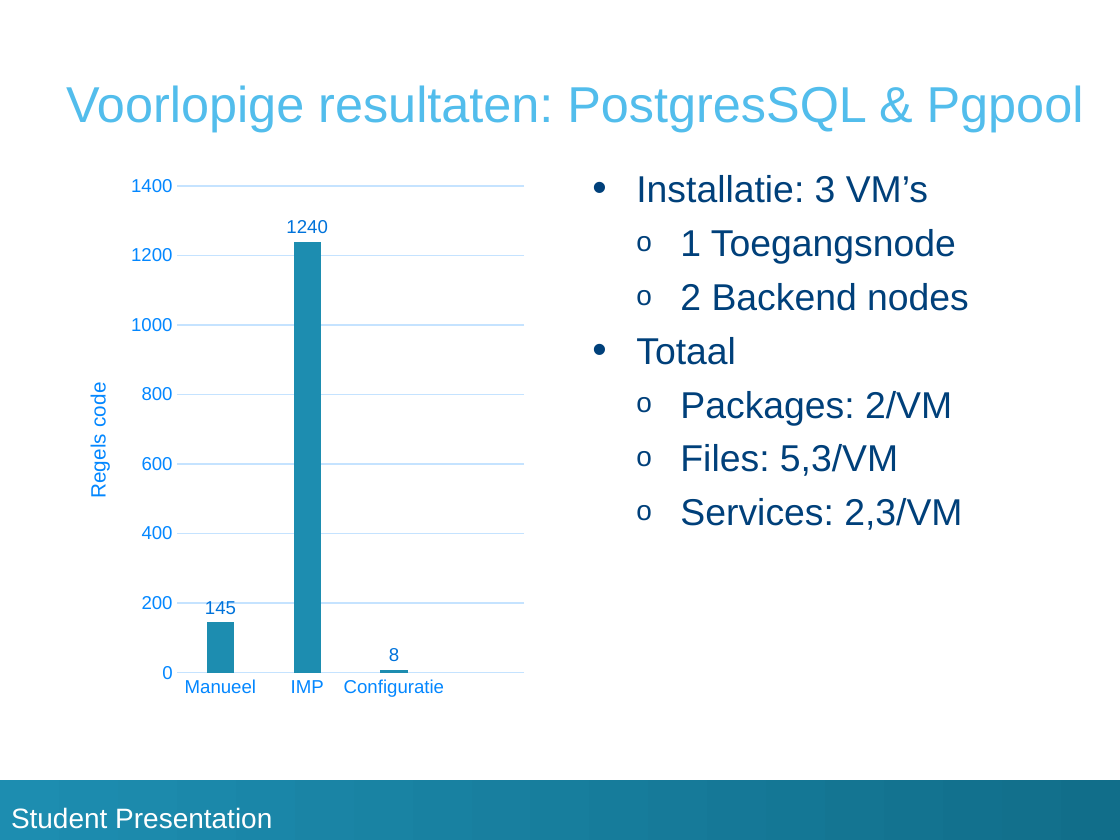
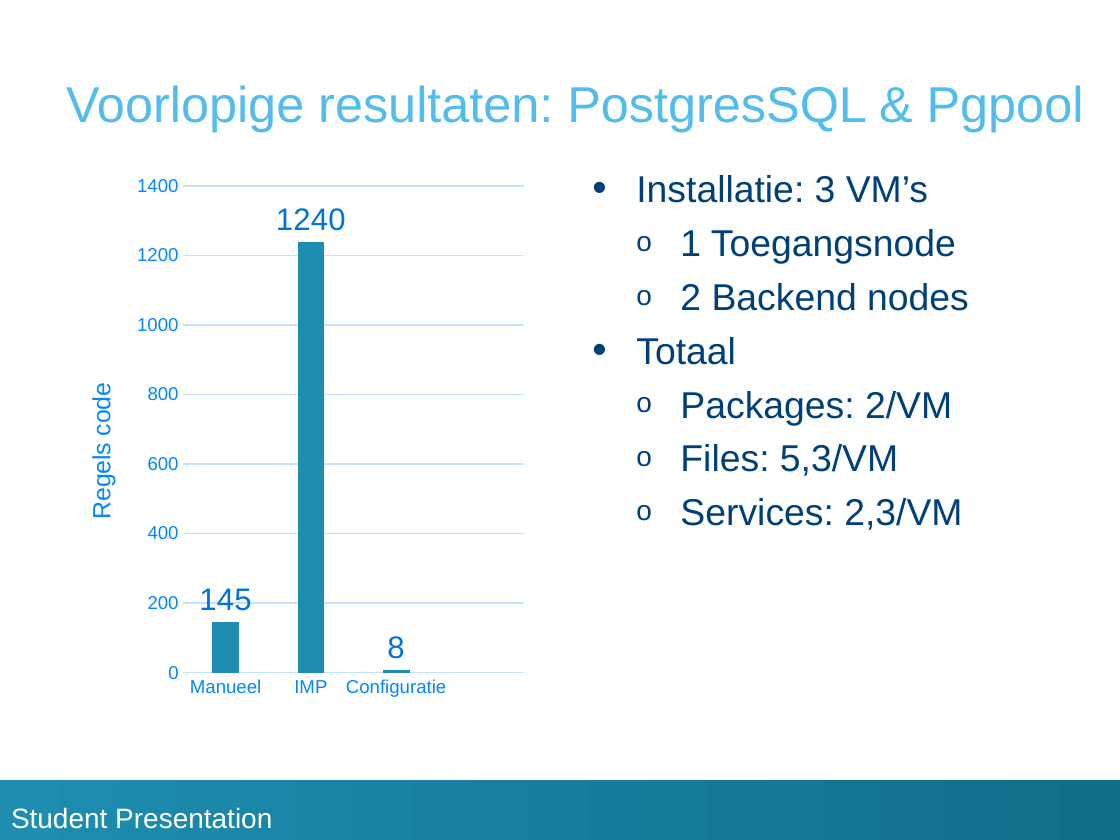
Before and after one commit to thuys/thesis-verslag, a slide deck: slide 11 of Presentaties/tussentijdse-presentatie.pptx. Drawn at 1120x840 pixels with LibreOffice and Linux fonts; fonts in the diff are those of the drawing; background and template pictures are left out. Boxes give left, top, right and bottom in pixels: in the first picture for what was removed or moved away, otherwise in the second. Text is boxed around its words. In the diff, an @@ line names an element or a change of style, - is before the commit and + after.

```diff
--- a/Presentaties/tussentijdse-presentatie.pptx
+++ b/Presentaties/tussentijdse-presentatie.pptx
@@ column chart at (66, 166, 533, 708) @@
@@ data labels of Series 1 changed @@
```
Also in this commit, not shown: 3 other slides changed, 5 other files.
